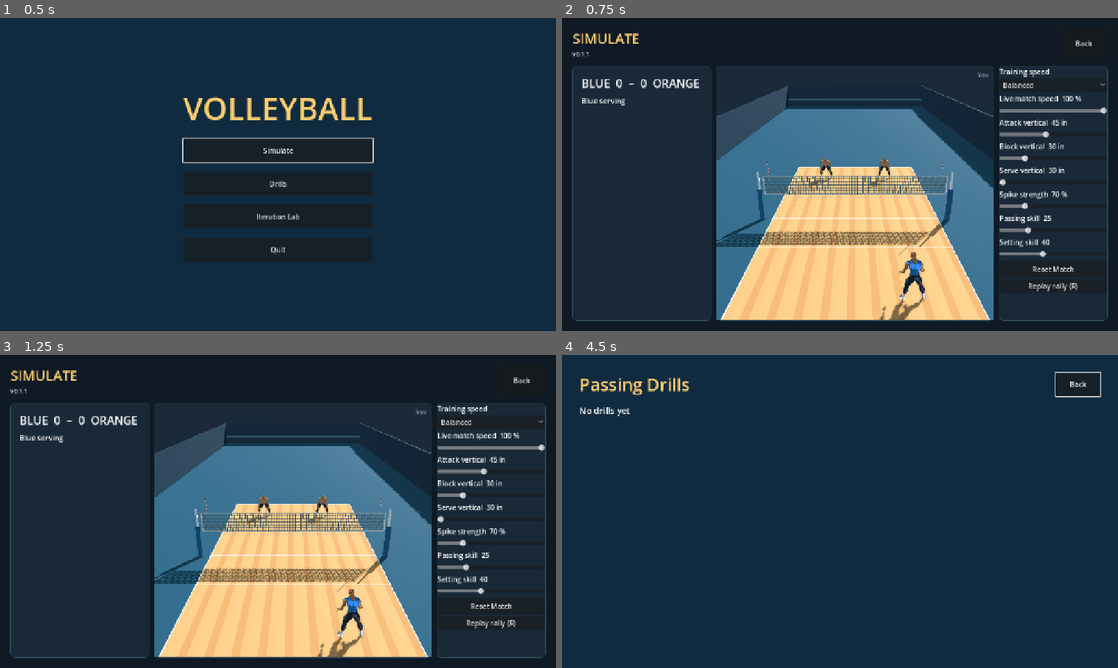
Above: before the commit, frames 1-4 (two rows, left to right).
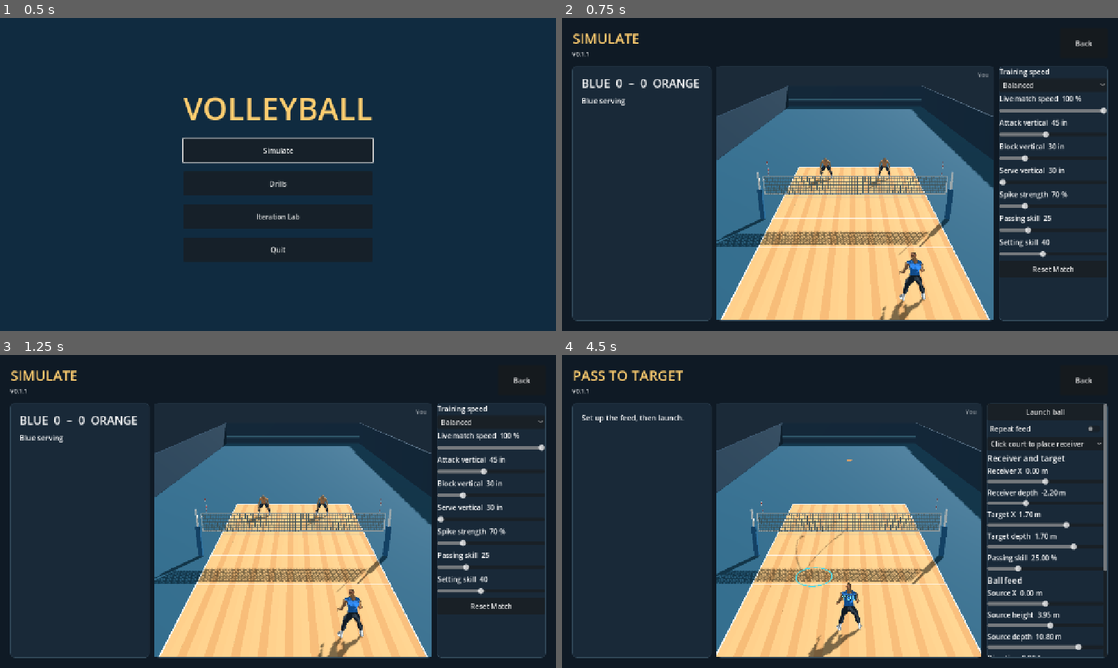
Above: after the commit, the same moments.

Repository: foreandr/volleyball
Game: Godot game, scene res://scenes/main.tscn
The game is run twice, just before and just after one commit, with the same random seed, the same clock (stepped at 60 frames per second) and the same inputs. Sound files missing from this copy of the repository are replaced by a short silence.
Inputs (mouse positions are in pixels of both pictures, inside the frame that each line leads up to):
- Up to frame 1 (0.5 s): no input
- Up to frame 2 (0.75 s): click "Simulate" at 0.5 s
- Up to frame 3 (1.25 s): no input
- Up to frame 4 (4.5 s): click (1051, 624) at 1.25 s, where only the run before the commit has a clickable "Replay rally (R)"; click "Back" at 2 s; click "Drills" at 2.75 s; click "Passing" at 3.5 s; click (840, 417) at 4.25 s, where only the run after the commit has a clickable "Pass to Target"

Frame 1 is identical in both runs. In frame 2, 0.1% of the frame differs, in the area x 84-93%, y 84-88%; in frame 3, 0.1%; in frame 4, 60%, in the area x 0-100%, y 0-100%.
Error after the commit: Invalid access to property or key 'visible' on a base object of type 'Nil'. (res://scripts/story_animations.gd:1170)

Commit message:
Add a configurable CPU passing drill

Diff:
--- a/scripts/drills_menu.gd
+++ b/scripts/drills_menu.gd
@@ -1,7 +1,7 @@
 extends Control
 
 const CATEGORIES := {
-	"Passing": [],
+	"Passing": [{"title":"Pass to Target","scene":"res://scenes/story_animations.tscn"}],
 	"Setting": [],
 	"Attacking": [],
 	"Serving": [],
@@ -49,7 +49,12 @@
 	list.size_flags_horizontal = Control.SIZE_EXPAND_FILL
 	list.add_theme_constant_override("separation",8)
 	scroll.add_child(list)
-	show_categories()
+	if StorySession.drill_menu_category.is_empty():
+		show_categories()
+	else:
+		var previous := StorySession.drill_menu_category
+		StorySession.drill_menu_category = ""
+		show_category(previous)
 
 func clear_list() -> void:
 	for entry in list.get_children():
@@ -81,7 +86,9 @@
 		return
 	for drill in drills:
 		var scene_path: String = drill.scene
-		add_item(drill.title,func(): get_tree().change_scene_to_file(scene_path))
+		add_item(drill.title,func():
+			StorySession.open_passing_drill = name_ == "Passing"
+			get_tree().change_scene_to_file(scene_path))
 	list.get_child(0).grab_focus()
 
 func add_item(title: String, action: Callable) -> Button:
--- /dev/null
+++ b/scripts/passing_drill.gd
@@ -0,0 +1,233 @@
+extends RefCounted
+
+const Flight = preload("res://scripts/pass_flight.gd")
+const Net = preload("res://scripts/net_collision.gd")
+const RECEIVER := 1
+const FEEDER := 2
+const TARGET_RADIUS := 0.90
+const SPINS := ["No spin","Topspin","Backspin","Sidespin left","Sidespin right"]
+
+var game: Node3D
+var start := Vector3(0,0.04,-2.25)
+var source := Vector3(0,3.95,10.8)
+var target := Vector3(1.7,0.04,1.7)
+var heading := 0.0
+var angle := 2.0
+var speed := 18.0
+var spin_rate := 6.0
+var spin := "Topspin"
+var playback_speed := 1.0
+var repeat := false
+var running := false
+var finish_delay := -1.0
+var incoming_flight := -1
+var feed_spin_axis := Vector3.ZERO
+var feed_spin_speed := 0.0
+var contact_label := ""
+var technique_label := ""
+var placement: OptionButton
+var sliders := {}
+var origin_marker: MeshInstance3D
+var target_marker: MeshInstance3D
+var trajectory: MeshInstance3D
+
+func _init(match_: Node3D) -> void:
+	game = match_
+	game.phase = game.Phase.FINISHED
+	game.score_label.hide()
+	game.info.text = "Set up the feed, then launch."
+	game.serve.ball.hide()
+	game.ball.hide()
+	for index in game.players.size():
+		game.players[index].visible = index == RECEIVER
+	for label in game.key_labels:
+		label.hide()
+	game.players[RECEIVER].global_position = start
+	origin_marker = marker(0.18,0.12,Color("#ffa95b"))
+	target_marker = marker(TARGET_RADIUS,TARGET_RADIUS-0.06,Color("#54d9e3"))
+	trajectory = MeshInstance3D.new()
+	game.add_child(trajectory)
+	update_setup()
+
+func material(color: Color) -> StandardMaterial3D:
+	var paint := StandardMaterial3D.new()
+	paint.shading_mode = BaseMaterial3D.SHADING_MODE_UNSHADED
+	paint.albedo_color = color
+	return paint
+
+func marker(radius: float, inner: float, color: Color) -> MeshInstance3D:
+	var mesh := TorusMesh.new()
+	mesh.inner_radius = inner
+	mesh.outer_radius = radius
+	var node := MeshInstance3D.new()
+	node.mesh = mesh
+	node.material_override = material(color)
+	game.add_child(node)
+	return node
+
+func build_controls(host: Control, parent: VBoxContainer) -> void:
+	var launch: Button = host.button("Launch ball",launch_ball)
+	launch.name = "LaunchPassingFeed"
+	parent.add_child(launch)
+	var loop := CheckButton.new()
+	loop.text = "Repeat feed"
+	loop.toggled.connect(func(value: bool): repeat = value)
+	parent.add_child(loop)
+	placement = OptionButton.new()
+	for text in ["Click court to place receiver","Click court to place ball source","Click court to place target"]:
+		placement.add_item(text)
+	parent.add_child(placement)
+	parent.add_child(host.label("Receiver and target",19))
+	add_slider(host,parent,"receiver_x","Receiver X","m",-4.4,4.4,0.1,start.x,func(v): start.x = v)
+	add_slider(host,parent,"receiver_z","Receiver depth","m",-4.9,3.4,0.1,start.z,func(v): start.z = v)
+	add_slider(host,parent,"target_x","Target X","m",-4.4,4.4,0.1,target.x,func(v): target.x = v)
+	add_slider(host,parent,"target_z","Target depth","m",-4.9,3.8,0.1,target.z,func(v): target.z = v)
+	add_slider(host,parent,"skill","Passing skill","%",0,100,1,game.passing_skill,func(v): game.passing_skill = v)
+	parent.add_child(host.label("Ball feed",19))
+	add_slider(host,parent,"source_x","Source X","m",-6.5,6.5,0.1,source.x,func(v): source.x = v)
+	add_slider(host,parent,"source_y","Source height","m",0.3,7.0,0.05,source.y,func(v): source.y = v)
+	add_slider(host,parent,"source_z","Source depth","m",-6.5,15.0,0.1,source.z,func(v): source.z = v)
+	add_slider(host,parent,"heading","Direction","°",-180,180,1,heading,func(v): heading = v)
+	add_slider(host,parent,"angle","Downward angle","°",-65,75,1,angle,func(v): angle = v)
+	add_slider(host,parent,"speed","Ball speed","m/s",2,40,0.5,speed,func(v): speed = v)
+	var selector := OptionButton.new()
+	for style in SPINS: selector.add_item(style)
+	selector.select(SPINS.find(spin))
+	selector.item_selected.connect(func(index: int): spin = SPINS[index]; update_setup())
+	parent.add_child(selector)
+	add_slider(host,parent,"spin","Spin rate","rps",0,18,0.5,spin_rate,func(v): spin_rate = v)
+	add_slider(host,parent,"speed_scale","Drill speed","%",10,100,5,100,func(v): playback_speed = v*0.01)
+
+func add_slider(host: Control, parent: VBoxContainer, id: String, caption: String, unit: String, lower: float, upper: float, step: float, initial: float, apply: Callable) -> void:
+	var label: Label = host.label("",16)
+	parent.add_child(label)
+	var slider := HSlider.new()
+	slider.name = id
+	slider.min_value = lower
+	slider.max_value = upper
+	slider.step = step
+	slider.value = initial
+	slider.custom_minimum_size.y = 19
+	parent.add_child(slider)
+	sliders[id] = slider
+	var update := func(value: float):
+		label.text = "%s  %.2f %s" % [caption,value,unit]
+		apply.call(value)
+		update_setup()
+	slider.value_changed.connect(update)
+	update.call(slider.value)
+
+func place(point: Vector3) -> void:
+	if running or game.replay.active: return
+	match placement.selected:
+		0:
+			sliders.receiver_x.value = point.x
+			sliders.receiver_z.value = point.z
+		1:
+			sliders.source_x.value = point.x
+			sliders.source_z.value = point.z
+		2:
+			sliders.target_x.value = point.x
+			sliders.target_z.value = point.z
+
+func feed() -> Dictionary:
+	var radians := deg_to_rad(heading)
+	return Flight.air(Vector3(sin(radians),0,-cos(radians)),{"angle":angle,"speed":speed,"spin":spin,"spin_rate":spin_rate})
+
+func update_setup() -> void:
+	if running or game.replay.active: return
+	game.players[RECEIVER].global_position = start
+	origin_marker.global_position = source
+	target_marker.global_position = target
+	var plan := feed()
+	var incoming: Vector3 = plan.incoming
+	var acceleration: Vector3 = plan.acceleration
+	var duration := Flight.landing_time(source,incoming,-acceleration.y)
+	var flight := func(time: float) -> Vector3: return source+incoming*time+0.5*acceleration*time*time
+	var hit := Net.first_hit(flight,0.0,duration)
+	if not hit.is_empty(): duration = float(hit.end_time)
+	var mesh := ImmediateMesh.new()
+	mesh.surface_begin(Mesh.PRIMITIVE_LINE_STRIP,material(Color("#ffc474")))
+	for index in 65:
+		var time := duration*index/64.0
+		mesh.surface_add_vertex(Net.after_hit(hit,time) if not hit.is_empty() and time >= float(hit.time) else flight.call(time))
+	mesh.surface_end()
+	trajectory.mesh = mesh
+	trajectory.show()
+
+func launch_ball() -> void:
+	if game.replay.active: game.toggle_replay()
+	game.begin_point()
+	game.phase = game.Phase.LIVE
+	game.serve.ball.hide()
+	game.players[RECEIVER].global_position = start
+	game.drill_pass_target = target
+	target_marker.global_position = target
+	origin_marker.global_position = source
+	trajectory.hide()
+	game.score_label.hide()
+	game.info.text = "Ball in flight"
+	var plan := feed()
+	feed_spin_axis = plan.spin_axis
+	feed_spin_speed = plan.spin_rate
+	game.launch(source,plan.incoming,"spike",FEEDER,spin_rate if spin != "No spin" else 0.0,-1,Vector3.ZERO,plan.acceleration)
+	game.receiving_team = 0
+	game.cpu_choice = RECEIVER
+	game.cpu_technique = 1 if game.overhead_available(RECEIVER,1) else 0
+	incoming_flight = game.flight_number
+	technique_label = ""
+	contact_label = ""
+	running = true
+	finish_delay = -1.0
+	game.replay.record(game)
+
+func tick(delta: float) -> void:
+	if game.replay.active:
+		game.replay.step(game,delta)
+		return
+	if not running:
+		if finish_delay >= 0.0:
+			delta *= playback_speed
+			game.match_clock += delta
+			game.animated.fill(false)
+			game.advance_recoveries(delta)
+			game.advance_idle_players(delta)
+			game.replay.record(game)
+			finish_delay -= delta
+			if finish_delay <= 0.0:
+				finish_delay = -1.0
+				if repeat: launch_ball()
+		return
+	delta *= playback_speed
+	game.match_clock += delta
+	var previous: float = game.elapsed
+	game.elapsed = minf(game.elapsed+delta,game.flight_end())
+	game.ball.global_position = game.path_point(game.elapsed)
+	game.animated.fill(false)
+	game.advance_recoveries(delta)
+	if game.flight_number == incoming_flight:
+		if not feed_spin_axis.is_zero_approx(): game.ball.rotate(feed_spin_axis,feed_spin_speed*delta)
+		var platform: Node3D = game.platforms[RECEIVER]
+		game.tick_receive(delta,previous)
+		if platform.low_save.active:
+			technique_label = "Pancake" if platform.low_save.pancake else ("One-arm dive" if not platform.low_save.wide_arm.is_empty() else "Dive")
+		if game.flight_number != incoming_flight:
+			contact_label = technique_label if not technique_label.is_empty() else game.stroke
+			game.info.text = contact_label
+	game.advance_idle_players(delta)
+	if game.elapsed >= game.flight_end():
+		finish()
+	game.replay.record(game)
+
+func finish() -> void:
+	running = false
+	game.phase = game.Phase.FINISHED
+	var point: Vector3 = game.ball.global_position
+	if contact_label.is_empty():
+		if game.platforms[RECEIVER].low_save.active: game.begin_recovery(RECEIVER)
+		game.info.text = "Missed feed" if game.net_hit.is_empty() else "Feed hit the net"
+	else:
+		var error: float = (point-game.drill_pass_target).slide(Vector3.UP).length()
+		var result := "On target" if error <= TARGET_RADIUS else "%.2f m from target" % error
+		game.info.text = "%s · %s" % [contact_label,result]
+	finish_delay = 1.0
--- a/scripts/story_animations.gd
+++ b/scripts/story_animations.gd
@@ -85,6 +85,7 @@
 var setter_animator_active: bool
 
 var match_from_home := false
+var passing_drill: RefCounted
 var match_from_lab_replay := false
 
 func _ready() -> void:
@@ -114,6 +115,9 @@
 		StorySession.open_home_simulation = false
 		match_from_home = true
 		start_demo_match.call_deferred()
+	if StorySession.open_passing_drill:
+		StorySession.open_passing_drill = false
+		start_passing_drill.call_deferred()
 	if not StorySession.animation_return.is_empty():
 		var destination: Dictionary = StorySession.animation_return.duplicate()
 		StorySession.animation_return.clear()
@@ -248,7 +252,10 @@
 	content.add_child(match_button)
 	content.add_child(button("Iteration Lab",func(): get_tree().change_scene_to_file("res://scenes/iteration_lab.tscn")))
 
-func start_demo_match(team_size := 2, learn_from_demo := true, _cpu_only := true, mirror_blue_right := true) -> void:
+func start_passing_drill() -> void:
+	start_demo_match(2,false,true,true,true)
+
+func start_demo_match(team_size := 2, learn_from_demo := true, _cpu_only := true, mirror_blue_right := true, passing := false) -> void:
 	stop_blocking_practice()
 	stop_serving_session()
 	stop_setting_drill()
@@ -259,7 +266,7 @@
 	right_panel.hide()
 	angle_control.hide()
 	clear_content()
-	set_title("SIMULATE")
+	set_title("PASS TO TARGET" if passing else "SIMULATE")
 	selected_category = "Demo Match"
 	var board := label("",26)
 	content.add_child(board)
@@ -277,6 +284,7 @@
 	demo_match.configure(preview_player,board,status,build_label,team_size,learn_from_demo,mirror_blue_right)
 	demo_match.review_flagged.connect(show_marker_popup)
 	demo_match.set_ball_sound(false)
+	if passing: passing_drill = preload("res://scripts/passing_drill.gd").new(demo_match)
 	show_match_tuning()
 	player_controls.locomotion = ""
 	player_controls.setter_travel = Vector3.ZERO
@@ -297,6 +305,10 @@
 	var tuning := VBoxContainer.new()
 	tuning.size_flags_horizontal = Control.SIZE_EXPAND_FILL
 	scroll.add_child(tuning)
+	if passing_drill != null:
+		passing_drill.build_controls(self,tuning)
+		add_match_replay_controls(tuning)
+		return
 	tuning.add_child(label("Training speed",16))
 	tuning.add_child(StorySession.iteration_run.speed_picker())
 	add_attack_tuning_slider(tuning,"Live match speed","MatchLiveSpeed","%",10,100,5,100,demo_match.set_live_speed)
@@ -314,6 +326,7 @@
 		update_match_replay_controls()
 		preview.grab_focus()))
 
+func add_match_replay_controls(tuning: VBoxContainer) -> void:
 	match_replay_button = Button.new()
 	match_replay_button.text = "Replay rally (R)"
 	match_replay_button.focus_mode = Control.FOCUS_NONE
@@ -396,6 +409,7 @@
 	if not is_instance_valid(demo_match): return
 	demo_match.stop()
 	demo_match = null
+	passing_drill = null
 	attack_position_panel.hide()
 	attack_position_panel.queue_free()
 	attack_position_panel = null
@@ -1148,7 +1162,8 @@
 func _process(delta: float) -> void:
 	pass_timing_cue.hide()
 	if is_instance_valid(demo_match):
-		demo_match.tick_match(delta,player_controls)
+		if passing_drill != null: passing_drill.tick(delta)
+		else: demo_match.tick_match(delta,player_controls)
 		if demo_match.replay.active:
 			move_match_replay_camera(delta)
 			update_match_replay_controls()
@@ -1570,6 +1585,10 @@
 		if event is InputEventMouseMotion and (event.button_mask & MOUSE_BUTTON_MASK_MIDDLE):
 			orbit_setting_camera(event.relative)
 			preview.accept_event()
+		elif passing_drill != null and event is InputEventMouseButton and event.pressed and event.button_index == MOUSE_BUTTON_LEFT:
+			var point: Variant = attack_floor_point(event.position)
+			if point is Vector3: passing_drill.place(point)
+			preview.accept_event()
 		elif event is InputEventMouseButton and event.pressed and event.button_index in [MOUSE_BUTTON_WHEEL_UP,MOUSE_BUTTON_WHEEL_DOWN]:
 			var wheel := (1.0 if event.button_index == MOUSE_BUTTON_WHEEL_UP else -1.0)*maxf(0.1,event.factor)
 			zoom_attack_camera(wheel)
@@ -1958,6 +1977,10 @@
 	refresh_type()
 
 func open_menu() -> void:
+	if passing_drill != null:
+		StorySession.drill_menu_category = "Passing"
+		get_tree().change_scene_to_file("res://scenes/drills.tscn")
+		return
 	if match_from_lab_replay and is_instance_valid(demo_match):
 		get_tree().change_scene_to_file("res://scenes/iteration_lab.tscn")
 		return
--- a/scripts/story_session.gd
+++ b/scripts/story_session.gd
@@ -121,6 +121,8 @@
 var preview_path := "user://preview_setup.cfg"
 var lab_replay_path := ""
 var open_home_simulation := false
+var open_passing_drill := false
+var drill_menu_category := ""
 var demo_launch_consumed := false
 var iteration_run := preload("res://scripts/iteration_run.gd").new()
 const PREVIEW_FIELDS := ["pass_start","pass_distance","pass_output_angle","incoming_speed","incoming_angle","feed_spot" …(194 unchanged characters)…
--- a/scripts/volleyball_match.gd
+++ b/scripts/volleyball_match.gd
@@ -152,6 +152,8 @@
 var block_vertical := 30.0
 var serve_vertical := 30.0
 var live_speed := 1.0
+var drill_pass_target := Vector3.INF
+var drill_feed_acceleration := Vector3.INF
 var attack_lift_lean := 66.0
 var spike_strength := 0.70
 var serve_pending := false
@@ -580,7 +582,7 @@
 	requested = -1
 	request_age = -INF
 
-func launch(point: Vector3, motion: Vector3, kind: String, from: int, spin_rate := 0.0, hitter := -1, set_pin := Vector3.ZERO) -> void:
+func launch(point: Vector3, motion: Vector3, kind: String, from: int, spin_rate := 0.0, hitter := -1, set_pin := Vector3.ZERO, feed_acceleration := Vector3.INF) -> void:
 	# A deflection changes the ball's flight immediately, even during a player's slide.
 	for index in players.size():
 		var save: RefCounted = platforms[index].low_save
@@ -591,6 +593,7 @@
 	elapsed = 0.0
 	spin = spin_rate
 	flight_kind = kind
+	drill_feed_acceleration = feed_acceleration
 	expected_hitter = hitter
 	crossed_net = false
 	touched_tape = false
@@ -629,11 +632,13 @@
 	ball.show()
 
 func flight_gravity() -> float:
+	if drill_feed_acceleration.is_finite(): return -drill_feed_acceleration.y
 	return Flight.spike_gravity(spin) if flight_kind == "spike" else Flight.GRAVITY
 
 func flight_point(time: float) -> Vector3:
 	if flight_kind == "serve" and is_instance_valid(serve): return serve.to_global(serve.flight_point(time))
-	return origin+velocity*time+Vector3.DOWN*0.5*flight_gravity()*time*time
+	var acceleration := drill_feed_acceleration if drill_feed_acceleration.is_finite() else Vector3.DOWN*flight_gravity()
+	return origin+velocity*time+acceleration*0.5*time*time
 
 func path_point(time: float) -> Vector3:
 	if not net_hit.is_empty() and time >= float(net_hit.time): return Net.after_hit(net_hit,time)
@@ -1001,6 +1006,7 @@
 	return nearest_on_team(side,frames[side].to_global(target),index)
 
 func cpu_pass_target(index: int) -> Vector3:
+	if drill_pass_target.is_finite(): return frames[team(index)].to_local(drill_pass_target)
 	var passer := players[index].position
 	var teammate := players[pass_support_receiver(index)].position
 	var x := lerpf(passer.x,teammate.x,0.82)
